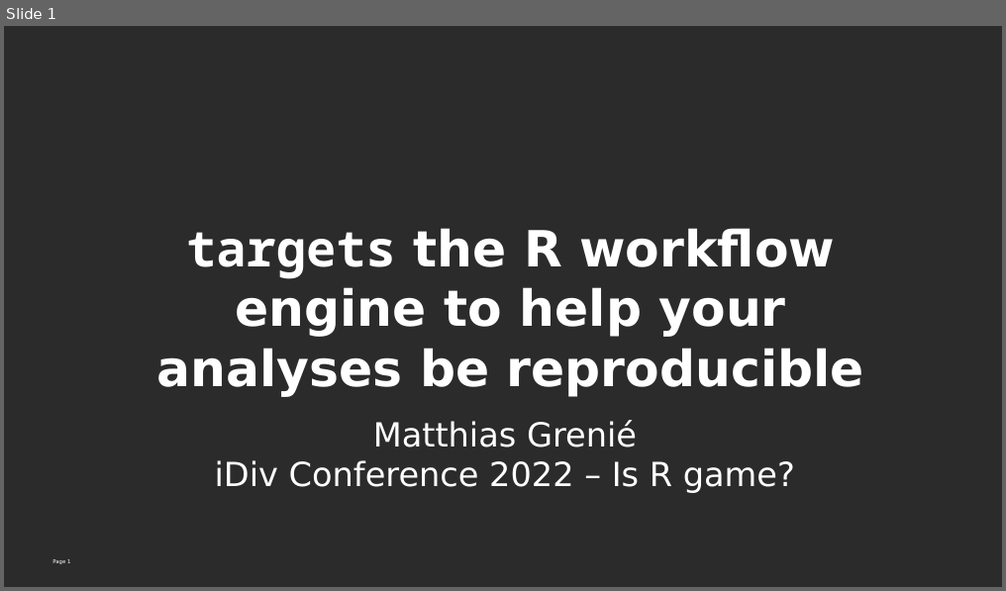
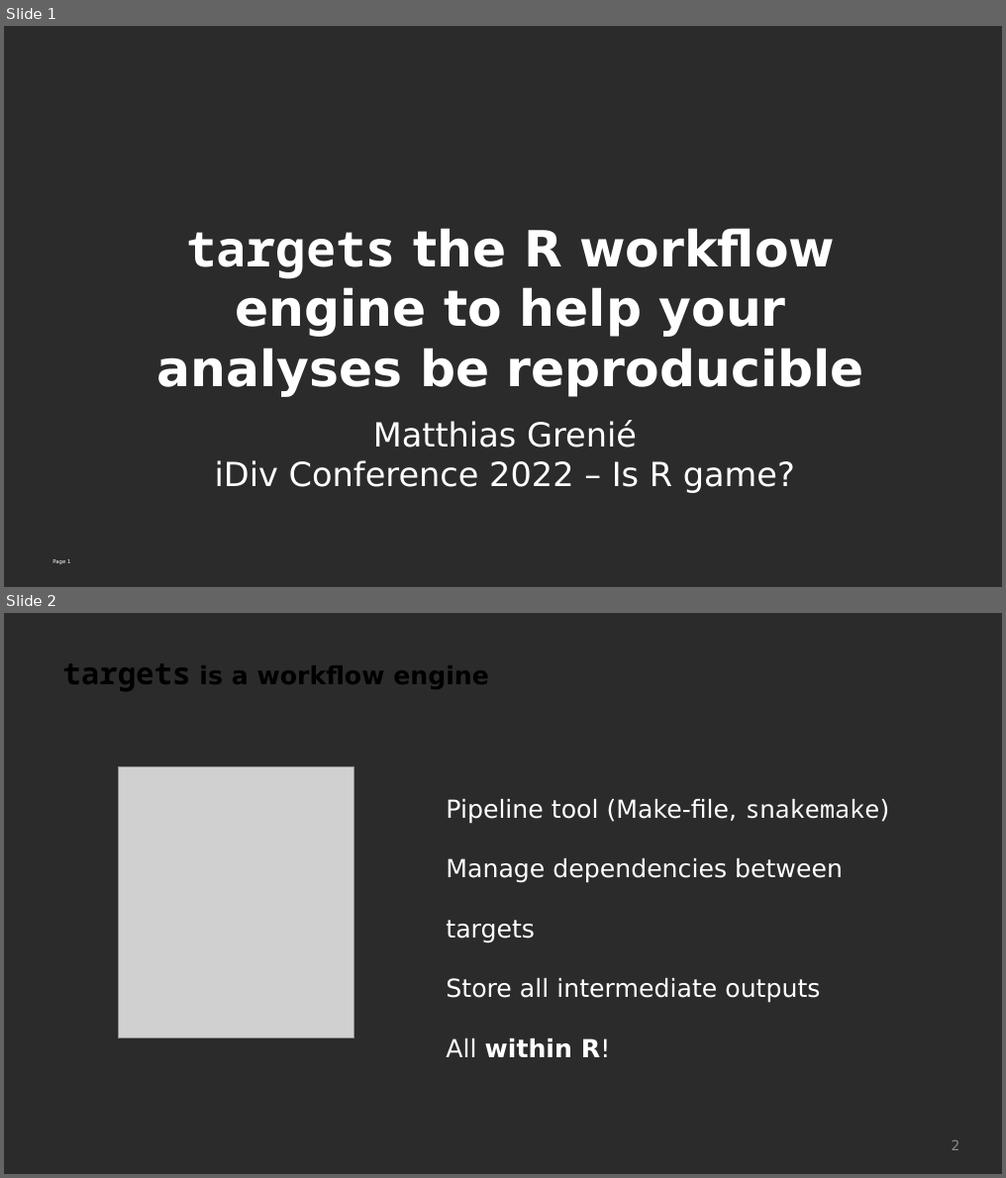
Before and after one commit to Rekyt/targets_presentation, a slide deck: idiv_conf_22_targets.odp. Shown one above the other, each under a label of ours: slide 1 before the commit, slides 1 and 2 after it. The pictures are 1006x591 and 1006x1178 pixels, drawn with LibreOffice and Linux fonts; fonts in the diff are those of the drawing; grey boxes stand for pictures; background and template pictures are left out; a plain dark background stands for a picture behind light text. Boxes give left, top, right and bottom in pixels: in the first picture for what was removed or moved away, otherwise in the second. Text is boxed around its words. In the diff, an @@ line names an element or a change of style, - is before the commit and + after.

```diff
--- a/idiv_conf_22_targets.odp
+++ b/idiv_conf_22_targets.odp
@@ slide 2 added at bbox=[4, 613, 1002, 1174], background picture (left out) @@
@@ text added at bbox=[62, 663, 489, 691], 18 pt, text #000000, bold @@
+targets is a workflow engine
@@ picture added at bbox=[118, 766, 353, 1039] @@
@@ text added at bbox=[446, 799, 890, 1058], 18 pt, text #FFFFFF @@
+Pipeline tool (Make-file, snakemake)
+Manage dependencies between targets
+Store all intermediate outputs
+All within R!
@@ page number added at bbox=[951, 1141, 960, 1151], 10 pt, text #8B8B8B @@
+2
```
Also in this commit, not shown: 5 other slides added, 4 slides removed, 4 other files.
